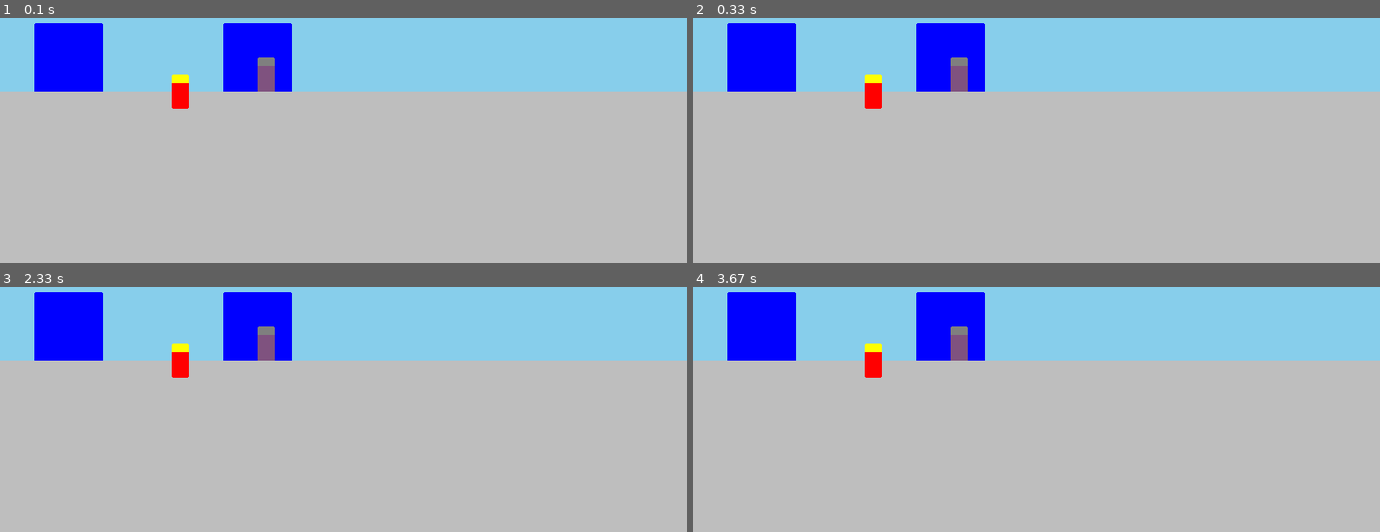
Above: before the commit, frames 1-4 (two rows, left to right).
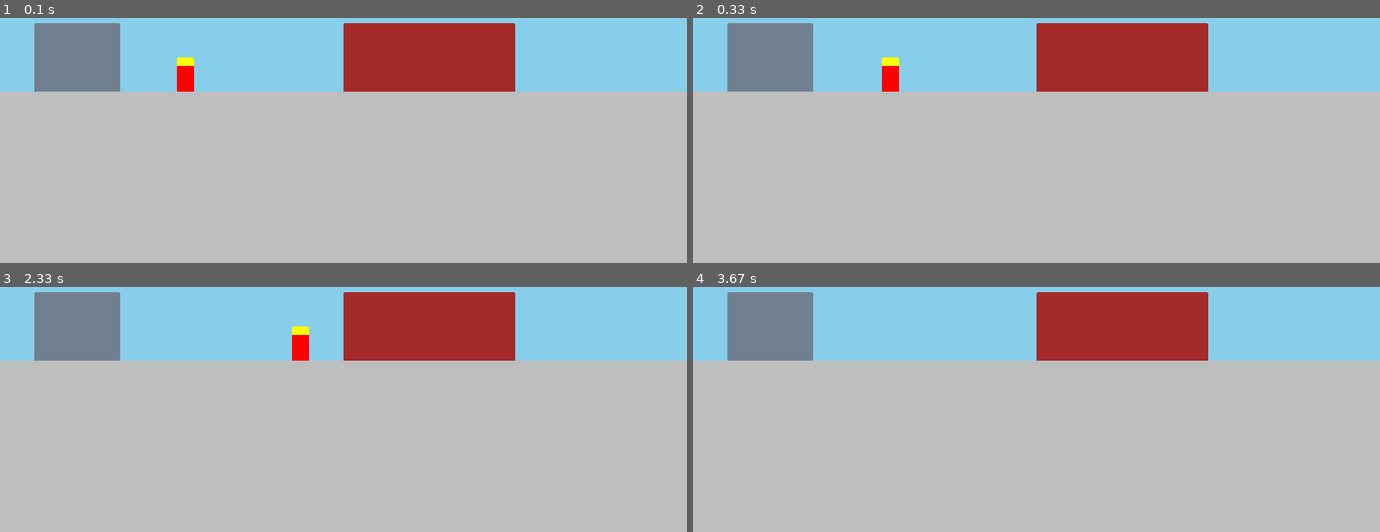
Above: after the commit, the same moments.

Repository: Feenix33/PyGameG
Game: pygame game, started from meeple.py
Two runs of this game, one before a commit and one after it. Both use one fixed random seed, a clock stepped at 60 frames per second and the inputs below.
Inputs:
- Up to frame 1 (0.1 s): no input
- Up to frame 2 (0.33 s): no input
- Up to frame 3 (2.33 s): tap D at 0.33 s
- Up to frame 4 (3.67 s): no input

The runs differ from the first frame. In frame 1, 14% of the frame differs, in the area x 5-75%, y 2-38%; in frame 2, 14%; in frame 3, 14%; in frame 4, 14%.

Commit message:
Progress

Diff:
--- a/meeple.py
+++ b/meeple.py
@@ -3,6 +3,18 @@
 First attempt at an ECS system
 A meeple moves from house to office and back again
 01 - first ECS attempt and explore
+02 - refine ECS; pull out meeple and building characteristics
+
+TODO:
+x   change entity rect to pos
+x   move image creation for building into building
+    add a door entity
+    add render order building->door->meeple
+    add second building
+    one building home, other work
+    add wait in one then move to other
+    meeple inside or outside movement
+    building pop
 """
 
 import os
@@ -17,42 +29,71 @@
 SCREEN_SIZE = (GAME_SIZE[0]*2, GAME_SIZE[1]*2) #screen is double
 MAX_FPS = 30
 
-class RenderOrder(Enum):
-    NONE = 0
-    BUILDING = 1
-    MEEPLE = 2
 
 from pygame.locals import ( RLEACCEL, K_UP, K_DOWN, K_LEFT, K_RIGHT, K_ESCAPE, KEYDOWN, \
         QUIT, K_HOME, K_SPACE, K_PAGEUP, K_PAGEDOWN, )
 
+class MeepleState:
+    WAIT = 0
+    GO = 1
+
 class Entity:
     _Count = 0
-    def __init__(self, entities, name, pos, img=None, render=RenderOrder.NONE):
-    #def __init__(self, entities, name, rect, img=None):
+    def __init__(self, entities, name, pos, ground=-1, meeple=None, ai=None, bldg=None):
         self.ndx = Entity._Count
         Entity._Count += 1
         self.name = name
-        self.img = img
         self.rect = pg.Rect(pos.x, pos.y, 0, 0)
-        self.render_order = render
-
-        if self.img:
-            self.img.owner = self
-            self.rect = self.img.surf.get_rect()
-            self.rect = self.rect.move(pos.x, pos.y)
+        self.surf = None
+
+        self.meeple = meeple
+        self.ai = ai
+        self.bldg = bldg
+
+        if self.meeple:
+            self.meeple.owner = self
+            self.surf = self.meeple.create_surf()
+        if self.ai: self.ai.owner = self
+
+        if self.bldg:
+            self.bldg.owner = self
+            self.surf = self.bldg.create_surf()
+
+        if self.surf:
+            self.rect = self.surf.get_rect()
+            if ground < 0:
+                newy = self.rect.y
+            else:
+                newy = ground - self.rect.h
+            self.rect = self.rect.move(pos.x, newy)
+            #print (self.name, self.rect)
 
         entities.append(self)
 
     def __str__(self):
-        #return "    {:5d} {:10s}: p({:3d},{:3d})".format (self.ndx, self.name, self.rect.x, self.rect.y)
         return "    {:5d} {:10s}: {}".format (self.ndx, self.name, self.pos)
 
     def draw(self, screen):
-        screen.blit(self.img.surf, self.rect)
+        screen.blit(self.surf, self.rect)
+
+    @property
+    def x(self):
+        return self.rect.x
+    @property
+    def y(self):
+        return self.rect.y
 
     @property
     def pos(self):
         return Pos(self.rect.x, self.rect.y)
+    @pos.setter
+    def pos(self, x,y):
+        self.rect = self.rect.move(x, y)
+
+    def delta_move(self, dx, dy):
+        self.rect.x += dx
+        self.rect.y += dy
+
 
 class Pos:
     def __init__(self, x, y):
@@ -61,27 +102,57 @@
     def __str__(self):
         return "({},{})".format(self.x, self.y)
 
-class MeepleImage:
+class Meeple:
     def __init__(self, clr):
-        self.surf = pg.Surface((10, 20))
-        self.surf.fill (clr)
-        pg.draw.rect(self.surf, pg.Color("yellow"), pg.Rect((0,0),(10,5)))
-
-class GenericImage40x40:
-    def __init__(self, clr):
-        self.surf = pg.Surface((40, 40))
-        self.surf.fill (clr)
+        self.tgtx = 200
+        self.clr = clr
+    def create_surf(self):
+        surf = pg.Surface((10, 20))
+        surf.fill (self.clr)
+        pg.draw.rect(surf, pg.Color("yellow"), pg.Rect((0,0),(10,5)))
+        return surf
+
+class MeepleAI:
+    def __init__(self):
+        self.state = MeepleState.WAIT
+        self.vel = Pos(1,0)
+    def move(self):
+        actor = self.owner
+        #if actor.pos.x < actor.meeple.tgtx:
+        if actor.x < actor.meeple.tgtx:
+            actor.delta_move(1, 0)
+
+
+class Door:
+    def __init__(self, clr=pg.Color("black")):
+        self.clr = clr
+    def create_surf(self):
+        surf = pg.Surface((10,25))
+        surf.set_colorkey(pg.Color("magenta"), RLEACCEL)
+        pg.draw.rect(surf, self.clr, pr.Rect((0,0),(10,25)))
+        return surf
+
+class Building:
+    def __init__(self, clr, w5=8):
+        self.clr = clr
+        self.population = []
+        self.doorx = 0
+        self.width = w5*5
+    def create_surf(self):
+        surf = pg.Surface((self.width, 40))
+        surf.fill (self.clr)
+        return surf
 
 def graphics_system(screen, entities):
     screen.fill(pg.Color("skyblue"))
     pg.draw.rect(screen, pg.Color("gray"), pg.Rect((0, 150), (GAME_SIZE[0],100)))
     for entity in entities:
         entity.draw(screen)
-    # demo of alpha, can't draw w/alpha channel
-    surf =  pg.Surface((40,40))
-    surf.set_alpha(128)
-    surf.fill(pg.Color(0,0,255,128))
-    screen.blit(surf, pg.Rect((130, 110), (40,40)))
+
+def action_system(entities):
+    for entity in entities:
+        if entity.ai:
+            entity.ai.move()
 
 def main():
     os.environ['SDL_VIDEO_CENTERED'] = '1'
@@ -99,19 +170,17 @@
     clock = pg.time.Clock()
     running = True
     entities = []
-    #meeple = Entity(entities, "meeple", pg.Rect((100, 130),(10,20)),
-    meeple = Entity(entities, "meeple", pos=Pos(100,140),
-            img=MeepleImage(pg.Color(255,0,0)),
-            render=RenderOrder.MEEPLE,
+    #meeple
+    Entity(entities, "meeple", Pos(100,0), ground=150,
+            meeple=Meeple(pg.Color("red")), ai=MeepleAI(),
+            bldg=None,
             )
 
-    house = Entity(entities, "house", pos=Pos(20, 110),
-            img=GenericImage40x40(pg.Color("blue")),
-            render=RenderOrder.BUILDING,
+    #building
+    Entity(entities, "building", Pos(20, 110), ground=150,
+            bldg=Building(pg.Color("slategray"), 10),
             )
-
-    Entity(entities, "house", pos=Pos(130, 110), img=GenericImage40x40(pg.Color("blue")), render=RenderOrder.BUILDING,)
-    Entity(entities, "meeple", pos=Pos(150,130), img=MeepleImage(pg.Color("orange")), render=RenderOrder.MEEPLE,)
+    Entity(entities, "home", Pos(200, 0), ground=150, bldg=Building(pg.Color("brown"), 20),)
 
 
     while running:
@@ -121,8 +190,7 @@
             if event.type == pg.KEYUP:
                 if event.key == pg.K_ESCAPE or event.key == pg.K_q:
                     running = False
-                elif event.key == pg.K_d:
-                    #debug
+                elif event.key == pg.K_d: #debug
                     for entity in entities:
                         print (entity)
 
@@ -130,11 +198,11 @@
                 running = False
 
 
+        # physics system
+        action_system(entities)
 
         # graphics system
         graphics_system(game_screen, entities)
-        #for entity in entities:
-        #    entity.draw(game_screen)
 
         pg.transform.scale2x (game_screen, screen)
         pg.display.update()
